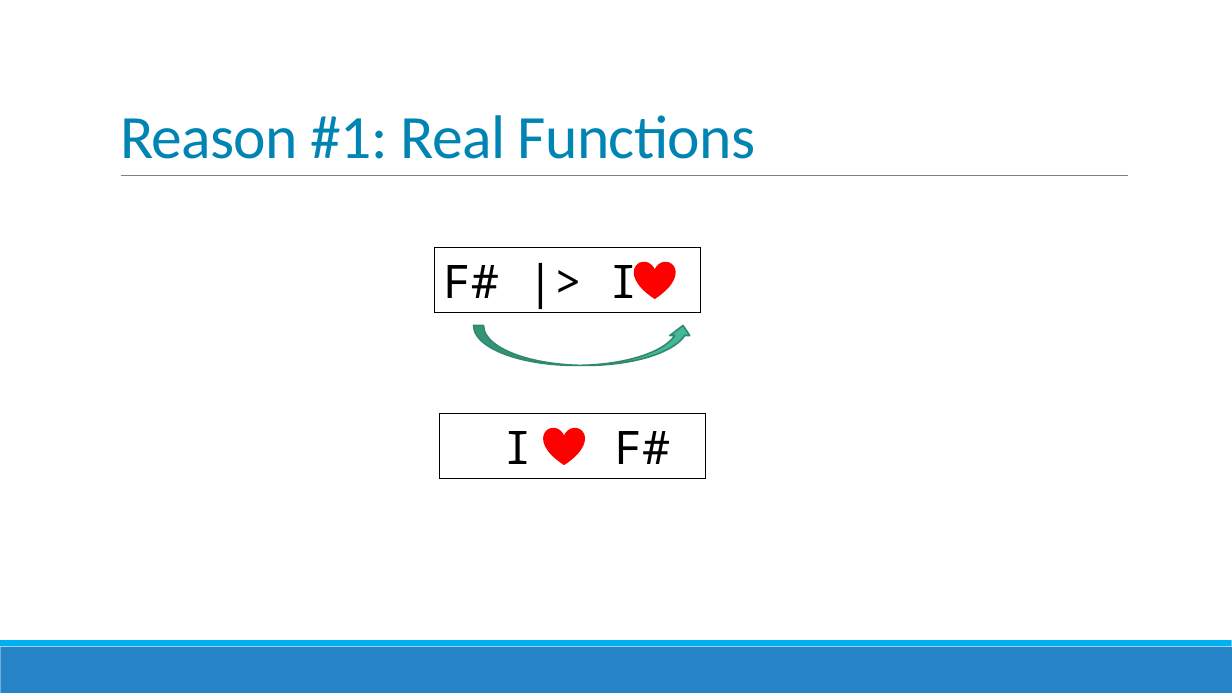
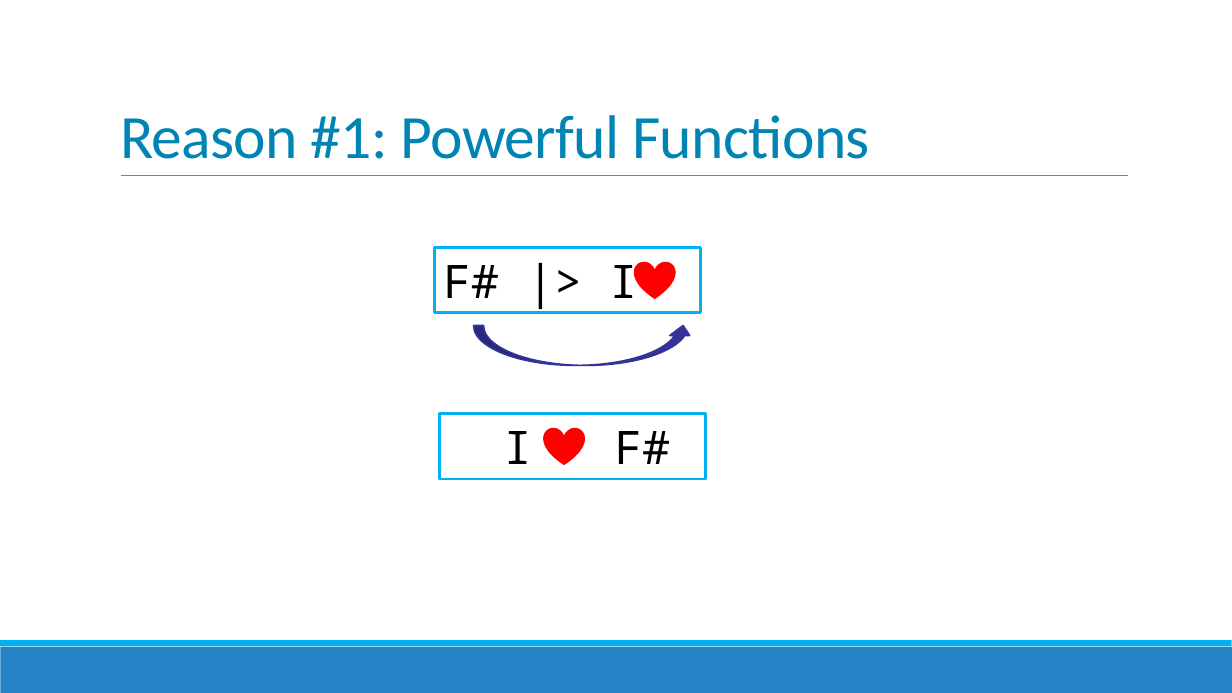
Before and after one commit to jorgef/fivereasons, a slide deck: slide 8 of FiveReasons.pptx. Drawn at 1232x693 pixels with LibreOffice and Linux fonts; fonts in the diff are those of the drawing. Boxes give left, top, right and bottom in pixels: in the first picture for what was removed or moved away, otherwise in the second. Text is boxed around its words. In the diff, an @@ line names an element or a change of style, - is before the commit and + after.

```diff
--- a/FiveReasons.pptx
+++ b/FiveReasons.pptx
@@ title at (120, 115, 869, 159): text changed @@
-Reason #1: Real Functions
+Reason #1: Powerful Functions
@@ rectangle "F# |> I" at (434, 248, 701, 313): outline #000000 0.75 pt to #00B0F0 2 pt @@
@@ curved up arrow at (473, 325, 693, 365): fill #42BA97 to #333399; outline #318A70 1.25 pt to #333399 1.25 pt @@
@@ rectangle "I F#" at (439, 414, 705, 480): outline #000000 0.75 pt to #00B0F0 2 pt @@
```
Also in this commit, not shown: 19 other slides changed.
